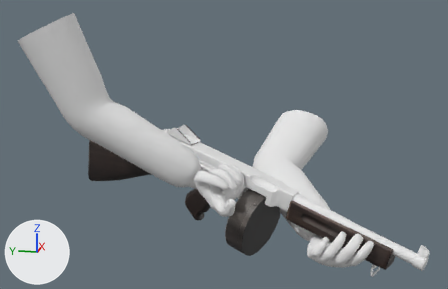
The Blender file weapons/new/FF - Tommy Gun.blend: old version first, new version second.
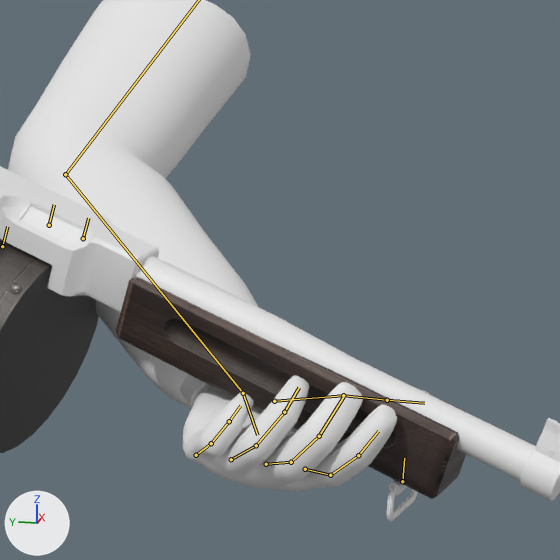
Each version appears first whole from a 50 mm lens placed at (-67.6, -22.3, -5.7), pointed at (-3.2, -9.4, -21.8), and next in a close-up on the part from 56% to 95% of the width and 40% to 100% of the height. Arrows for +X, +Y and +Z are at lower left; the lights stay in place. Both versions are drawn at frame 0 of the action 'draw'; the numbers are the values there. The bones that bend it are drawn over the model as lines in the close-ups.

The first close-up shows 'default_arms.002', 'tommy_reference'.
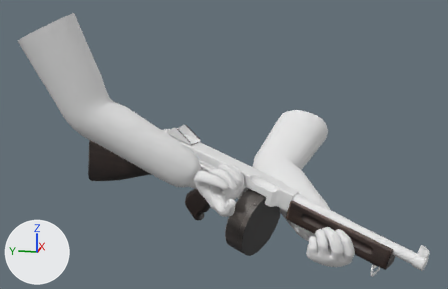
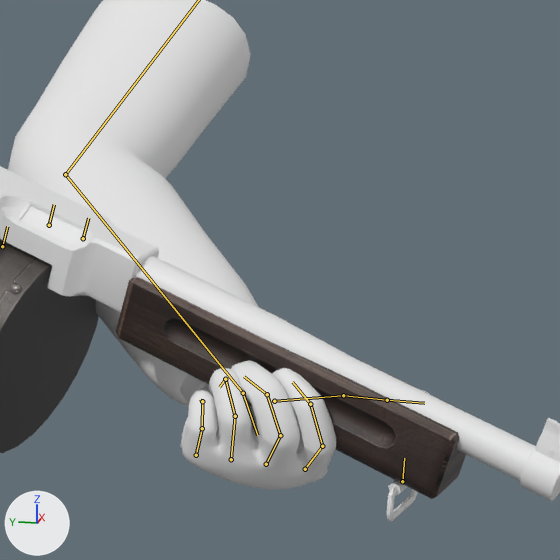
The change in detail:
Bone 'ctrl_pinky_0_l' (bone_ctrl_pinky_0_l) turns from (11, -28, -44) to (-4, 4, -60) degrees about its own x, y and z.
Bone 'ctrl_ring_0_l' (bone_ctrl_ring_0_l) turns from (12, -29, -43) to (-10, 10, -67) degrees about its own x, y and z.
Bone 'ctrl_middle_0_l' (bone_ctrl_middle_0_l) turns from (8, -28, -33) to (-3, 25, -53) degrees about its own x, y and z.
Bone 'ctrl_index_0_l' (bone_ctrl_index_0_l) turns from (5, -24, -23) to (-3, 25, -48) degrees about its own x, y and z.

What differs and where, as boxes [x1, y1, x2, y2] in the close-ups (560 x 560 px):
'default_arms.002', posed
    before: [8, 0, 429, 492]
    after: [8, 0, 429, 490]
